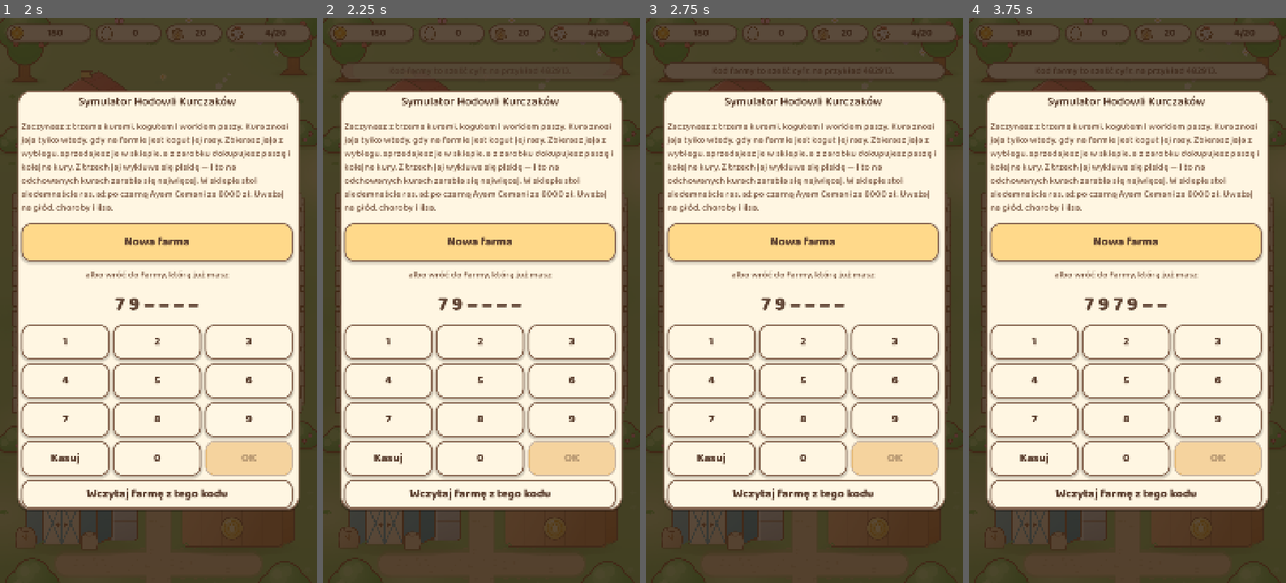
Above: before the commit, frames 1-4 (left to right).
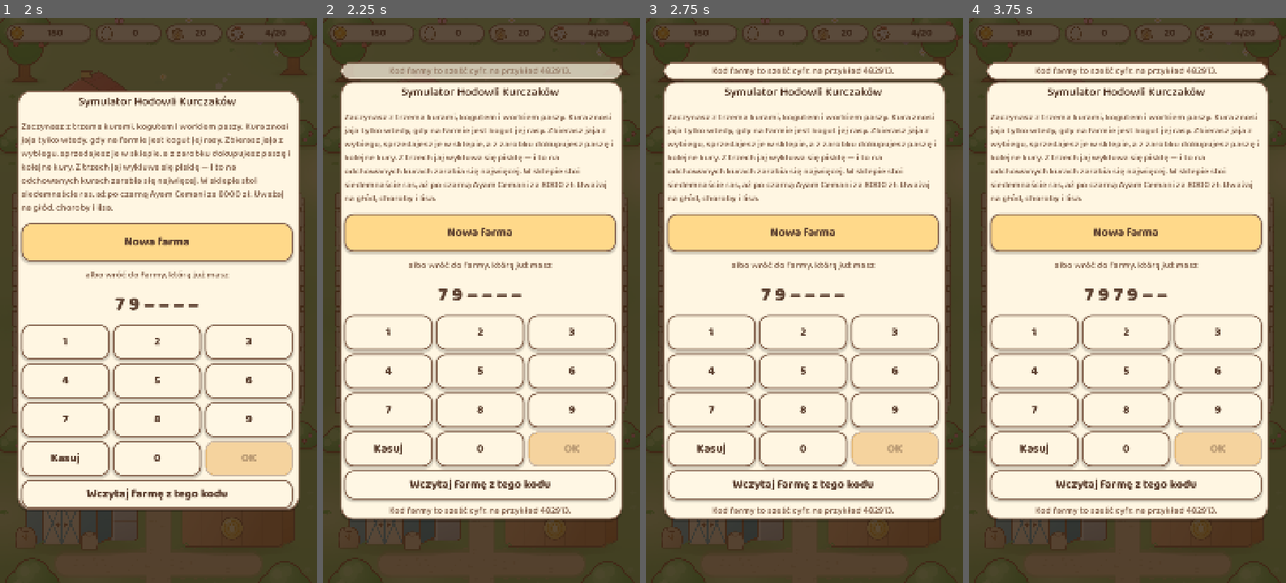
Above: after the commit, the same moments.

Repository: sodorn/kury
Game: Godot game, scene res://scenes/main/main.tscn
Same seed, same stepped clock (60 frames per second), same inputs: the game is played once before the commit and once after it.
Inputs:
- Up to frame 1 (2 s): click "7" at 0.5 s; click "9" at 1.25 s
- Up to frame 2 (2.25 s): click "Wczytaj farmę z tego kodu" at 2 s
- Up to frame 3 (2.75 s): no input
- Up to frame 4 (3.75 s): click "7" at 2.75 s; click "9" at 3.5 s

Frame 1 is identical in both runs. In frame 2, 28% of the frame differs, in the area x 5-95%, y 7-89%; in frame 3, 29%; in frame 4, 29%.

Commit message:
Wersja 11.2: komunikaty przestaly byc zaslaniane przez panele
"Wpisuje kod, klikam wczytaj i nic sie nie dzieje" — gra odpowiadala za
kazdym razem, tylko nie bylo tego widac.

- Notice lezal w hud.tscn przed panelami, wiec kazde otwarte okno go
  zaslanialo. Przeniesiony na koniec listy dzieci Root, czyli nad wszystko;
  ma mouse_filter IGNORE, wiec niczego nie blokuje
- ekran powitalny i Kurnik maja dodatkowo wlasna linijke na odpowiedz
  serwera tuz pod przyciskiem: najpierw "Szukam farmy na serwerze...",
  potem konkretna odpowiedz
- test dymny sprawdza, ze okienko odzywa sie od razu po nacisnieciu
  i ze po odpowiedzi serwera dalej cos mowi

Testy: 892 asercje jednostkowe OK, test dymny OK.

Co-Authored-By: Claude Opus 5 <noreply@anthropic.com>
Claude-Session: https://claude.ai/code/session_01CjTjcWSUi8hfc7jxPFWk6D

Diff:
--- a/data/strings.csv
+++ b/data/strings.csv
@@ -195,3 +195,4 @@
 PANEL_COOP_PENDING,"W drodze (jaja i pisklęta)"
 CODE_OK,"OK"
 CODE_BACK,"Kasuj"
+START_LOADING,"Szukam farmy na serwerze…"
--- a/project.godot
+++ b/project.godot
@@ -11,7 +11,7 @@
 [application]
 
 config/name="Chicken Farm Simulator"
-config/version="11.1"
+config/version="11.2"
 run/main_scene="res://scenes/main/main.tscn"
 config/features=PackedStringArray("4.7", "GL Compatibility")
 config/icon="res://assets/icon.svg"
--- a/scenes/ui/hud/hud.tscn
+++ b/scenes/ui/hud/hud.tscn
@@ -61,6 +61,17 @@
 layout_mode = 2
 icon = ExtResource("6")
 
+[node name="BuildingPanel" parent="Root" instance=ExtResource("7")]
+layout_mode = 1
+
+[node name="UnlockPanel" parent="Root" instance=ExtResource("10")]
+
+[node name="AlertPanel" parent="Root" instance=ExtResource("12")]
+
+[node name="WinPanel" parent="Root" instance=ExtResource("9")]
+
+[node name="StartPanel" parent="Root" instance=ExtResource("11")]
+
 [node name="Notice" type="PanelContainer" parent="Root"]
 layout_mode = 1
 anchors_preset = 5
@@ -80,14 +91,3 @@
 text = ""
 horizontal_alignment = 1
 autowrap_mode = 3
-
-[node name="BuildingPanel" parent="Root" instance=ExtResource("7")]
-layout_mode = 1
-
-[node name="UnlockPanel" parent="Root" instance=ExtResource("10")]
-
-[node name="AlertPanel" parent="Root" instance=ExtResource("12")]
-
-[node name="WinPanel" parent="Root" instance=ExtResource("9")]
-
-[node name="StartPanel" parent="Root" instance=ExtResource("11")]
--- a/scenes/ui/panels/building_panel.gd
+++ b/scenes/ui/panels/building_panel.gd
@@ -568,10 +568,28 @@
 	button.theme_type_variation = &"BuyButton"
 	button.autowrap_mode = TextServer.AUTOWRAP_WORD_SMART
 	button.text = tr("PANEL_CODE_LOAD")
+	_actions.add_child(button)
+
+	# Odpowiedz serwera pokazujemy tutaj, pod przyciskiem. Sam pasek
+	# z komunikatem bywal zaslaniany przez panel i gracz po wpisaniu kodu
+	# nie widzial zupelnie nic.
+	var status := Label.new()
+	status.theme_type_variation = &"NoteLabel"
+	status.horizontal_alignment = HORIZONTAL_ALIGNMENT_CENTER
+	status.autowrap_mode = TextServer.AUTOWRAP_WORD_SMART
+	status.visible = false
+	_actions.add_child(status)
+	var say := func(text: String) -> void:
+		status.text = text
+		status.visible = not text.is_empty()
+	Events.notice.connect(func(text: String) -> void:
+		if is_open():
+			say.call(text))
+
 	button.pressed.connect(func() -> void:
+		say.call(tr("START_LOADING"))
 		if Game.restore_from_code(keypad.code()):
 			keypad.clear())
-	_actions.add_child(button)
 	keypad.submitted.connect(func(_code: String) -> void: button.emit_signal("pressed"))
 
 
--- a/scenes/ui/panels/start_panel.gd
+++ b/scenes/ui/panels/start_panel.gd
@@ -15,6 +15,11 @@
 @onready var _continue_button: Button = $Sheet/Content/Choice/Continue
 @onready var _new_button: Button = $Sheet/Content/Choice/NewFarm
 @onready var _keypad: CodeKeypad = $Sheet/Content/Choice/CodeRow/Keypad
+## Odpowiedz serwera pokazywana w samym okienku. Pasek z komunikatem lezy
+## w drzewie PRZED ekranem powitalnym, wiec ekran go zaslania — gracz
+## wpisywal kod, serwer odpowiadal "nie ma takiej farmy", a na wierzchu
+## nie zmienialo sie nic.
+@onready var _status: Label = $Sheet/Content/Choice/CodeRow/Status
 @onready var _load_button: Button = $Sheet/Content/Choice/CodeRow/Load
 @onready var _code_label: Label = $Sheet/Content/Created/Code
 @onready var _play_button: Button = $Sheet/Content/Created/Play
@@ -27,6 +32,7 @@
 	_load_button.pressed.connect(_on_load)
 	_play_button.pressed.connect(_close)
 	_keypad.submitted.connect(func(_code: String) -> void: _on_load())
+	Events.notice.connect(_on_notice)
 	# Wczytanie farmy po kodzie konczy sie odpowiedzia serwera, a nie
 	# nacisnieciem przycisku — dlatego czekamy na nia tutaj.
 	Cloud.pulled.connect(_on_pulled)
@@ -76,8 +82,20 @@
 func _on_load() -> void:
 	var code := _keypad.code()
 	_load_button.disabled = true
+	_show_status(tr("START_LOADING"))
 	if not Game.restore_from_code(code):
 		_load_button.disabled = false
+
+
+## Kazdy komunikat gry przepisujemy do okienka, dopoki jest na wierzchu.
+func _on_notice(text: String) -> void:
+	if visible and _choice.visible:
+		_show_status(text)
+
+
+func _show_status(text: String) -> void:
+	_status.text = text
+	_status.visible = not text.is_empty()
 
 
 ## Serwer odpowiedzial na proste o farme spod wpisanego kodu.
--- a/scenes/ui/panels/start_panel.tscn
+++ b/scenes/ui/panels/start_panel.tscn
@@ -88,6 +88,13 @@
 text = "START_LOAD"
 autowrap_mode = 3
 
+[node name="Status" type="Label" parent="Sheet/Content/Choice/CodeRow"]
+visible = false
+layout_mode = 2
+theme_type_variation = &"NoteLabel"
+horizontal_alignment = 1
+autowrap_mode = 3
+
 [node name="Created" type="VBoxContainer" parent="Sheet/Content"]
 visible = false
 layout_mode = 2
--- a/tests/smoke_ui.gd
+++ b/tests/smoke_ui.gd
@@ -557,10 +557,27 @@
 				key.emit_signal("pressed")
 		await _frames(5)
 		_check(keypad.code() == "756361", "kod nie rosnie ponad szesc cyfr (jest '%s')" % keypad.code())
+		_shot("klawiatura_kodu.png")
+
+		# Odpowiedz serwera musi byc widoczna W OKIENKU. Pasek z komunikatem
+		# lezy w drzewie przed ekranem powitalnym i jest przez niego zaslaniany,
+		# wiec gracz wpisywal kod i nie widzial zupelnie nic.
+		var status: Label = start.get_node("Sheet/Content/Choice/CodeRow/Status")
+		_check(not status.visible, "dopoki nic sie nie dzieje, miejsce na komunikat jest puste")
+		(start.get_node("Sheet/Content/Choice/CodeRow/Load") as Button).emit_signal("pressed")
+		await _frames(5)
+		_check(status.visible and not status.text.is_empty(),
+				"po nacisnieciu wczytywania okienko od razu cos mowi")
+		# Czekamy na odpowiedz albo na uplyniecie czasu zapytania.
+		for i in 60:
+			if not (start.get_node("Sheet/Content/Choice/CodeRow/Load") as Button).disabled:
+				break
+			await _frames(10)
+		_check(status.visible and not status.text.is_empty(),
+				"wynik proby widac w okienku: '%s'" % status.text)
 		keypad.clear()
 		await _frames(5)
 		_check(keypad.code().is_empty(), "czyszczenie kasuje caly kod")
-		_shot("klawiatura_kodu.png")
 
 	(start.get_node("Sheet/Content/Choice/NewFarm") as Button).emit_signal("pressed")
 	await _frames(20)
Binary file changed: data/strings.pl.translation
Not shown, changed: PROJECT_STATE.md
